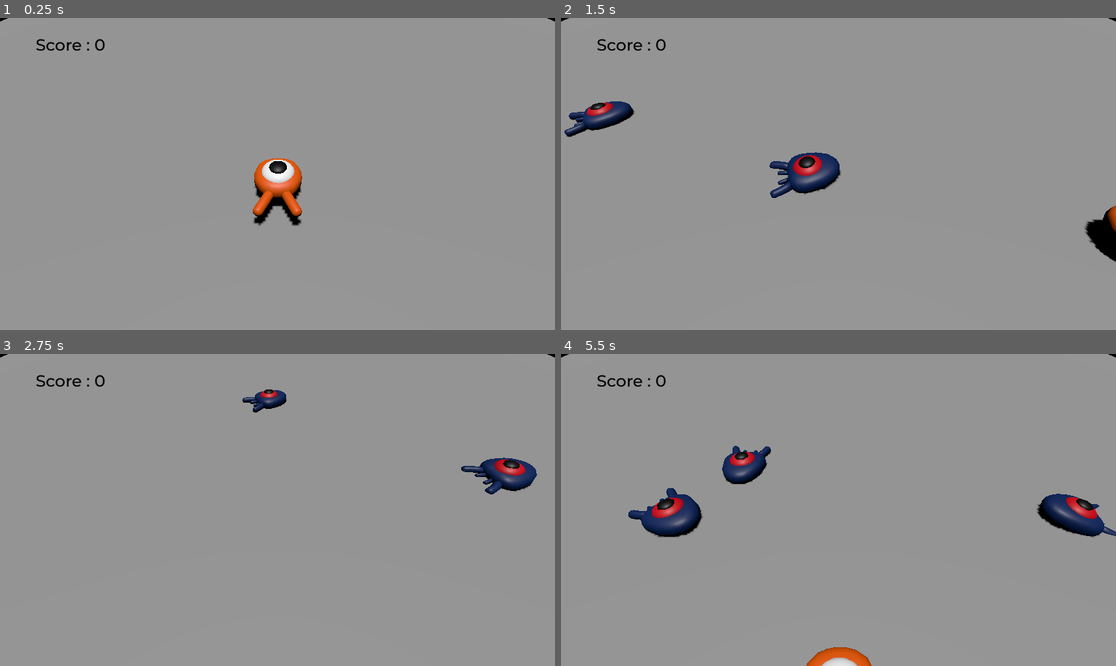
Above: before the commit, frames 1-4 (two rows, left to right).
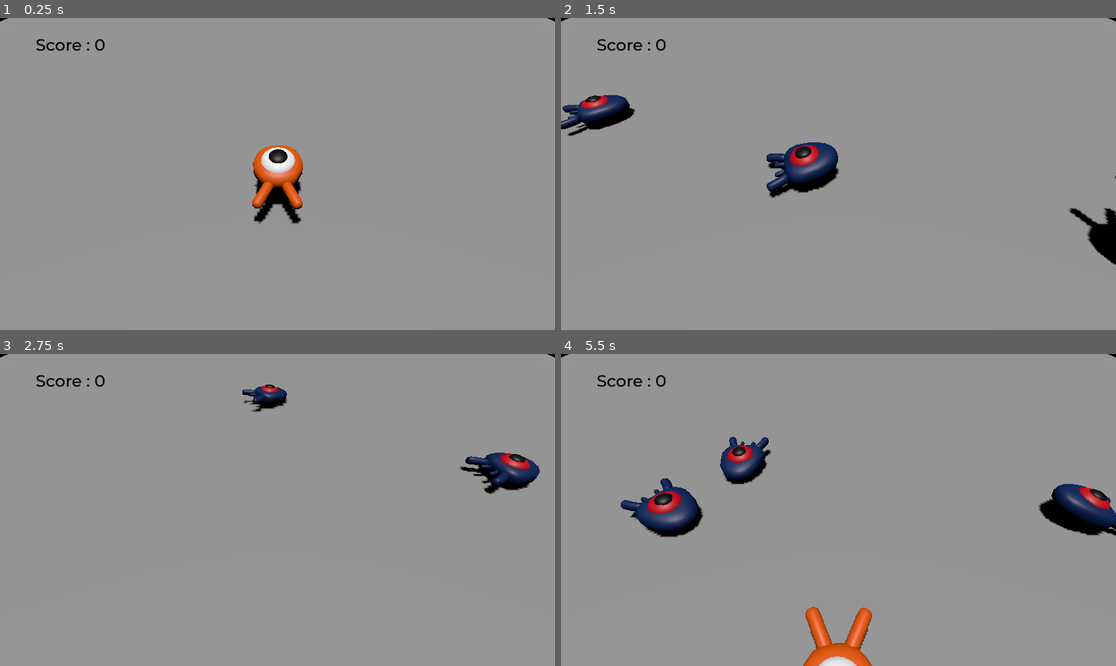
Above: after the commit, the same moments.

Repository: ConcerningEthically/godot-project
Game: Godot game, scene res://main.tscn
Same seed, same stepped clock (60 frames per second), same inputs: the game is played once before the commit and once after it.
Inputs:
- Up to frame 1 (0.25 s): no input
- Up to frame 2 (1.5 s): tap Enter (ui_accept) at 0.5 s; hold D (move_right) 0.53-1.28 s; tap Space (jump) at 0.6, 0.77, 1.07, 1.35 s; hold S (move_down) from 1.28 s (still down)
- Up to frame 3 (2.75 s): tap Space (jump) at 1.52, 1.82, 2.1 s; release S (move_down) at 2.03 s; hold D (move_right) from 2.03 s (still down)
- Up to frame 4 (5.5 s): release D (move_right) at 2.78 s; hold W (move_up) 2.78-3.53 s; tap Space (jump) at 2.85, 3.02, 3.32, 3.6, 3.77, 4.07, 4.35, 4.52, 4.82, 5.1 s; hold A (move_left) 3.53-5.03 s; hold S (move_down) from 5.03 s (still down)

The runs differ from the first frame. In frame 1, 1.6% of the frame differs, in the area x 45-55%, y 40-67%; in frame 2, 2.9%; in frame 3, 1.4%; in frame 4, 4.5%, in the area x 10-100%, y 26-100%.

Commit message:
finished game

Diff:
--- a/Mob.gd
+++ b/Mob.gd
@@ -24,6 +24,9 @@
 	# Rotate the velocity vector based on the mob's Y rotation
 	velocity = velocity.rotated(Vector3.UP, rotation.y)
 
+	$AnimationPlayer.speed_scale = random_speed / min_speed
+
+
 func _on_visible_on_screen_notifier_3d_screen_exited():
 	queue_free()
 
--- a/mob.tscn
+++ b/mob.tscn
@@ -1,10 +1,43 @@
-[gd_scene load_steps=4 format=3 uid="uid://b7qwmv3fxw5hd"]
+[gd_scene load_steps=6 format=3 uid="uid://b7qwmv3fxw5hd"]
 
 [ext_resource type="Script" path="res://Mob.gd" id="1_kgddh"]
 [ext_resource type="PackedScene" uid="uid://bcsaslo6vvf7n" path="res://art/mob.glb" id="2_p1sbp"]
 
 [sub_resource type="BoxShape3D" id="BoxShape3D_t1tms"]
 size = Vector3(2, 1, 2)
+
+[sub_resource type="Animation" id="Animation_6xl8y"]
+resource_name = "flappy birb"
+length = 1.2
+tracks/0/type = "value"
+tracks/0/imported = false
+tracks/0/enabled = true
+tracks/0/path = NodePath("Pivot/Character:rotation")
+tracks/0/interp = 1
+tracks/0/loop_wrap = true
+tracks/0/keys = {
+"times": PackedFloat32Array(0.3, 0.7, 1.2),
+"transitions": PackedFloat32Array(1, 1, 1),
+"update": 0,
+"values": [Vector3(0, 0, 0), Vector3(0.139626, 0, 0), Vector3(-0.15708, 0, 0)]
+}
+tracks/1/type = "value"
+tracks/1/imported = false
+tracks/1/enabled = true
+tracks/1/path = NodePath("Pivot/Character:position")
+tracks/1/interp = 1
+tracks/1/loop_wrap = true
+tracks/1/keys = {
+"times": PackedFloat32Array(0.1, 0.5, 1.2),
+"transitions": PackedFloat32Array(1, 1, 1),
+"update": 0,
+"values": [Vector3(0, 0, 0), Vector3(0, 0.65, 0), Vector3(0, 0.35, 0)]
+}
+
+[sub_resource type="AnimationLibrary" id="AnimationLibrary_aufsn"]
+_data = {
+"flappy birb": SubResource("Animation_6xl8y")
+}
 
 [node name="Mob" type="CharacterBody3D" groups=["mob"]]
 collision_layer = 2
@@ -14,6 +47,7 @@
 [node name="Pivot" type="Node3D" parent="."]
 
 [node name="Character" parent="Pivot" instance=ExtResource("2_p1sbp")]
+transform = Transform3D(1, 0, 0, 0, 0.987688, 0.156434, 0, -0.156434, 0.987688, 0, 0.35, 0)
 
 [node name="CollisionShape3D" type="CollisionShape3D" parent="."]
 transform = Transform3D(1, 0, 0, 0, 1.2, 0, 0, 0, 1, 0, 0, 0)
@@ -22,4 +56,10 @@
 [node name="VisibleOnScreenNotifier3D" type="VisibleOnScreenNotifier3D" parent="."]
 transform = Transform3D(1.2, 0, 0, 0, 0.9, 0, 0, 0, 2, 0, 0, 0)
 
+[node name="AnimationPlayer" type="AnimationPlayer" parent="."]
+autoplay = "flappy birb"
+libraries = {
+"": SubResource("AnimationLibrary_aufsn")
+}
+
 [connection signal="screen_exited" from="VisibleOnScreenNotifier3D" to="." method="_on_visible_on_screen_notifier_3d_screen_exited"]
--- a/player.gd
+++ b/player.gd
@@ -29,7 +29,16 @@
 		direction.z += 1
 	if direction != Vector3.ZERO:
 		direction = direction.normalized()
-		$Pivot.basis.looking_at(direction)
+		$Pivot.basis = Basis.looking_at(direction)
+
+		# Animation when jumping
+		$AnimationPlayer.speed_scale = 4
+	else:
+		# Animation slow
+		$AnimationPlayer.speed_scale = 2
+
+	$Pivot.rotation.x = PI / 6 * velocity.y / jump_impulse
+
 
 	#ground velocity
 	target_velocity.x = direction.x * speed
--- a/player.tscn
+++ b/player.tscn
@@ -6,6 +6,67 @@
 [sub_resource type="SphereShape3D" id="SphereShape3D_50lgo"]
 
 [sub_resource type="CylinderShape3D" id="CylinderShape3D_opppf"]
+
+[sub_resource type="Animation" id="Animation_ndlkr"]
+length = 1.2
+tracks/0/type = "value"
+tracks/0/imported = false
+tracks/0/enabled = true
+tracks/0/path = NodePath("Pivot/Character:rotation")
+tracks/0/interp = 1
+tracks/0/loop_wrap = true
+tracks/0/keys = {
+"times": PackedFloat32Array(0.3, 0.7, 1.2),
+"transitions": PackedFloat32Array(0.420448, 0.450625, 2.07053),
+"update": 0,
+"values": [Vector3(0, 0, 0), Vector3(0.139626, 0, 0), Vector3(-0.15708, 0, 0)]
+}
+tracks/1/type = "value"
+tracks/1/imported = false
+tracks/1/enabled = true
+tracks/1/path = NodePath("Pivot/Character:position")
+tracks/1/interp = 1
+tracks/1/loop_wrap = true
+tracks/1/keys = {
+"times": PackedFloat32Array(0.1, 0.5, 1.2),
+"transitions": PackedFloat32Array(0.420448, 0.450625, 2.07053),
+"update": 0,
+"values": [Vector3(0, 0, 0), Vector3(0, 0.65, 0), Vector3(0, 0.35, 0)]
+}
+
+[sub_resource type="Animation" id="Animation_dgmpm"]
+resource_name = "flappy birb"
+length = 1.2
+tracks/0/type = "value"
+tracks/0/imported = false
+tracks/0/enabled = true
+tracks/0/path = NodePath("Pivot/Character:rotation")
+tracks/0/interp = 1
+tracks/0/loop_wrap = true
+tracks/0/keys = {
+"times": PackedFloat32Array(0.3, 0.7),
+"transitions": PackedFloat32Array(1, 1),
+"update": 0,
+"values": [Vector3(0, 0, 0), Vector3(0.139626, 0, 0)]
+}
+tracks/1/type = "value"
+tracks/1/imported = false
+tracks/1/enabled = true
+tracks/1/path = NodePath("Pivot/Character:position")
+tracks/1/interp = 1
+tracks/1/loop_wrap = true
+tracks/1/keys = {
+"times": PackedFloat32Array(0.1, 0.5),
+"transitions": PackedFloat32Array(1, 1),
+"update": 0,
+"values": [Vector3(0, 0, 0), Vector3(0, 0.65, 0)]
+}
+
+[sub_resource type="AnimationLibrary" id="AnimationLibrary_dpx82"]
+_data = {
+"RESET": SubResource("Animation_ndlkr"),
+"flappy birb": SubResource("Animation_dgmpm")
+}
 
 [node name="Player" type="CharacterBody3D"]
 transform = Transform3D(1.01345, 0, 0, 0, 1.01345, 0, 0, 0, 1.01345, 0, 0, 0)
@@ -15,6 +76,7 @@
 [node name="Pivot" type="Node3D" parent="."]
 
 [node name="Character" parent="Pivot" instance=ExtResource("1_qm4pj")]
+transform = Transform3D(1, 0, 0, 0, 0.987688, 0.156434, 0, -0.156434, 0.987688, 0, 0.35, 0)
 
 [node name="CollisionShape3D" type="CollisionShape3D" parent="."]
 transform = Transform3D(2.11575, 0, 0, 0, 1.53442, 0, 0, 0, 2.11575, 0, 0, 0)
@@ -30,4 +92,10 @@
 transform = Transform3D(2.716, 0, 0, 0, 0.566428, 0, 0, 0, 2.716, 0, 0.437868, 0)
 shape = SubResource("CylinderShape3D_opppf")
 
+[node name="AnimationPlayer" type="AnimationPlayer" parent="."]
+autoplay = "RESET"
+libraries = {
+"": SubResource("AnimationLibrary_dpx82")
+}
+
 [connection signal="body_entered" from="MobDetector" to="." method="_on_mob_detector_body_entered"]
Not shown: 1 places in player.tscn that only renumber resources
